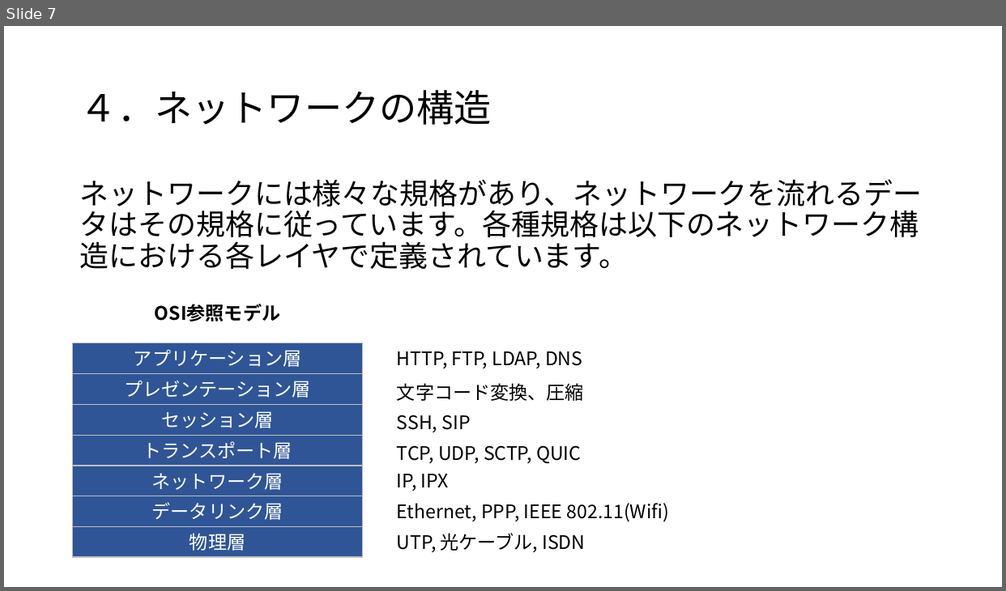
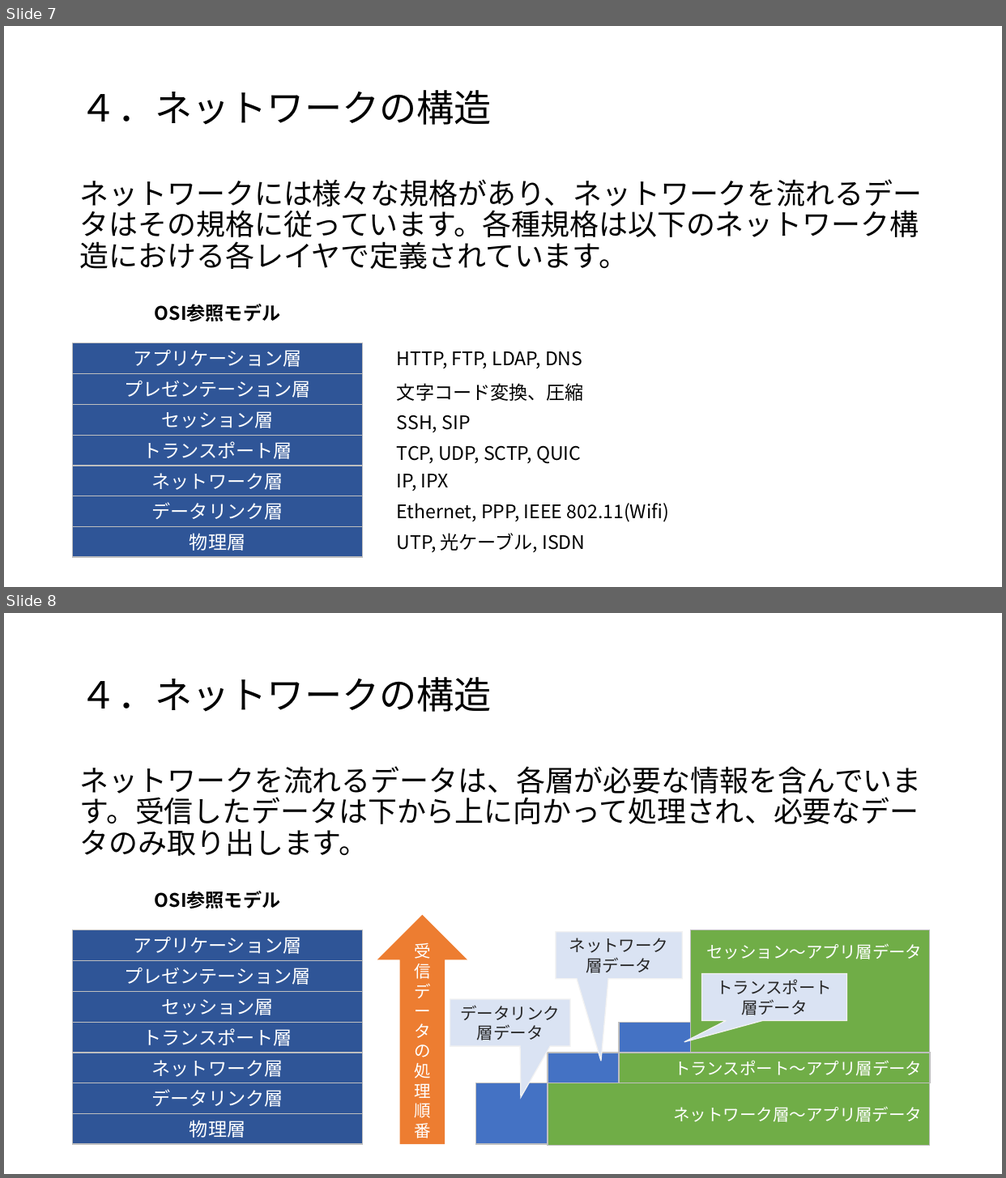
Before and after one commit to satoki-shiro/Sharing, a slide deck: ネットワーク基礎講座（その１）.pptx. Shown one above the other, each under a label of ours: slide 7 before the commit, slides 7 and 8 after it. The pictures are 1006x591 and 1006x1178 pixels, drawn with LibreOffice and Linux fonts; fonts in the diff are those of the drawing. Boxes give left, top, right and bottom in pixels: in the first picture for what was removed or moved away, otherwise in the second. Text is boxed around its words. In the diff, an @@ line names an element or a change of style, - is before the commit and + after.

```diff
--- a/ネットワーク基礎講座（その１）.pptx
+++ b/ネットワーク基礎講座（その１）.pptx
@@ slide 8 added at (4, 613, 1002, 1174), background #FFFFFF @@
@@ title added at (80, 677, 492, 712), 36 pt, text #000000 @@
+４．ネットワークの構造
@@ text added at (80, 766, 922, 856), 28 pt, text #000000 @@
+ネットワークを流れるデータは、各層が必要な情報を含んでいます。受信したデータは下から上に向かって処理され、必要なデータのみ取り出します。
@@ text added at (155, 891, 280, 909), 18 pt, text #000000, bold @@
+OSI参照モデル
@@ up arrow added at (377, 915, 468, 1145), fill #ED7D31, 16 pt, text #FFFFFF @@
+受信データの処理順番
@@ rectangle added at (73, 931, 363, 961), fill #2F5597, outline #BFBFBF 1 pt, 18 pt, text #FFFFFF @@
+アプリケーション層
@@ speech box added at (556, 932, 682, 979), fill #DAE3F3, outline #F2F2F2 1 pt, 16 pt, text #262626 @@
+ネットワーク層データ
@@ rectangle added at (691, 931, 930, 1053), fill #70AD47, outline #BFBFBF 1 pt, 16 pt, text #FFFFFF @@
+セッション～アプリ層データ
@@ rectangle added at (73, 961, 363, 992), fill #2F5597, outline #BFBFBF 1 pt, 18 pt, text #FFFFFF @@
+プレゼンテーション層
@@ speech box added at (701, 973, 847, 1021), fill #DAE3F3, outline #F2F2F2 1 pt, 16 pt, text #262626 @@
+トランスポート層データ
@@ rectangle added at (73, 992, 363, 1023), fill #2F5597, outline #BFBFBF 1 pt, 18 pt, text #FFFFFF @@
+セッション層
@@ speech box added at (450, 999, 571, 1046), fill #DAE3F3, outline #F2F2F2 1 pt, 16 pt, text #262626 @@
+データリンク層データ
@@ rectangle added at (73, 1023, 363, 1053), fill #2F5597, outline #BFBFBF 1 pt, 18 pt, text #FFFFFF @@
+トランスポート層
@@ rectangle added at (620, 1023, 691, 1053), fill #4472C4, outline #BFBFBF 1 pt @@
@@ rectangle added at (73, 1053, 363, 1084), fill #2F5597, outline #BFBFBF 1 pt, 18 pt, text #FFFFFF @@
+ネットワーク層
@@ rectangle added at (548, 1053, 619, 1084), fill #4472C4, outline #BFBFBF 1 pt @@
@@ rectangle added at (620, 1053, 930, 1084), fill #70AD47, outline #BFBFBF 1 pt, 16 pt, text #FFFFFF @@
+トランスポート～アプリ層データ
@@ rectangle added at (73, 1083, 363, 1114), fill #2F5597, outline #BFBFBF 1 pt, 18 pt, text #FFFFFF @@
+データリンク層
@@ rectangle added at (476, 1083, 548, 1144), fill #4472C4, outline #BFBFBF 1 pt @@
@@ rectangle added at (548, 1083, 930, 1145), fill #70AD47, outline #BFBFBF 1 pt, 16 pt, text #FFFFFF @@
+ネットワーク層～アプリ層データ
@@ rectangle added at (73, 1114, 363, 1144), fill #2F5597, outline #BFBFBF 1 pt, 18 pt, text #FFFFFF @@
+物理層
```
Also in this commit, not shown: 6 slides changed, 20 other slides added, 8 other files.
